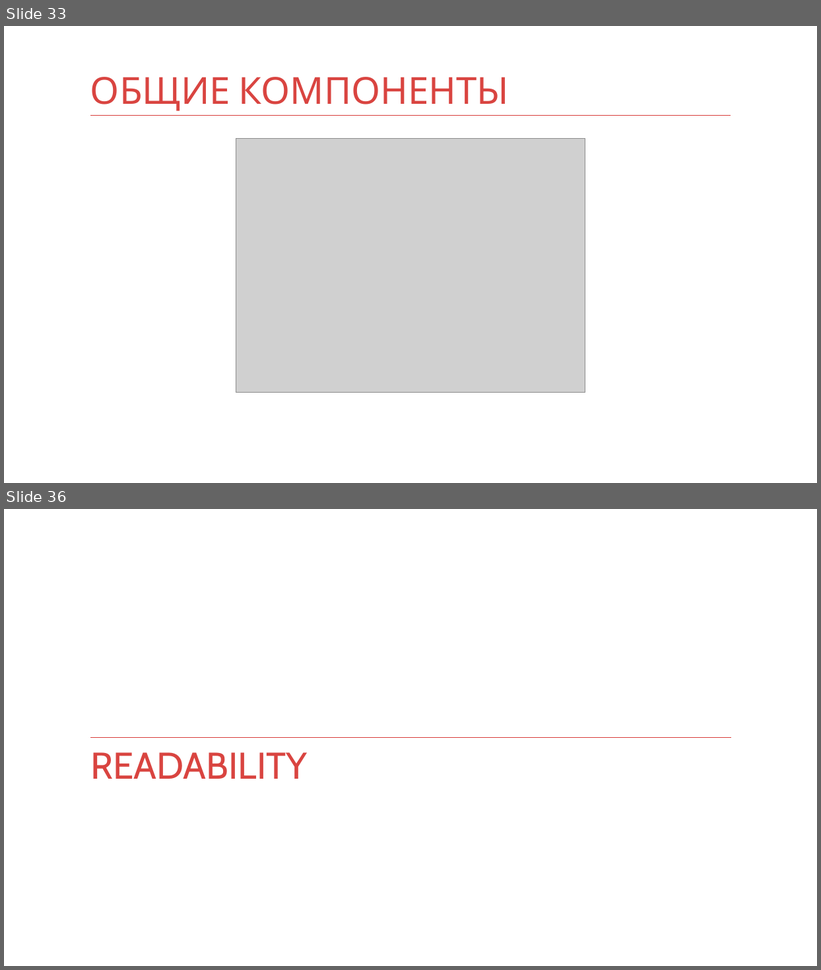
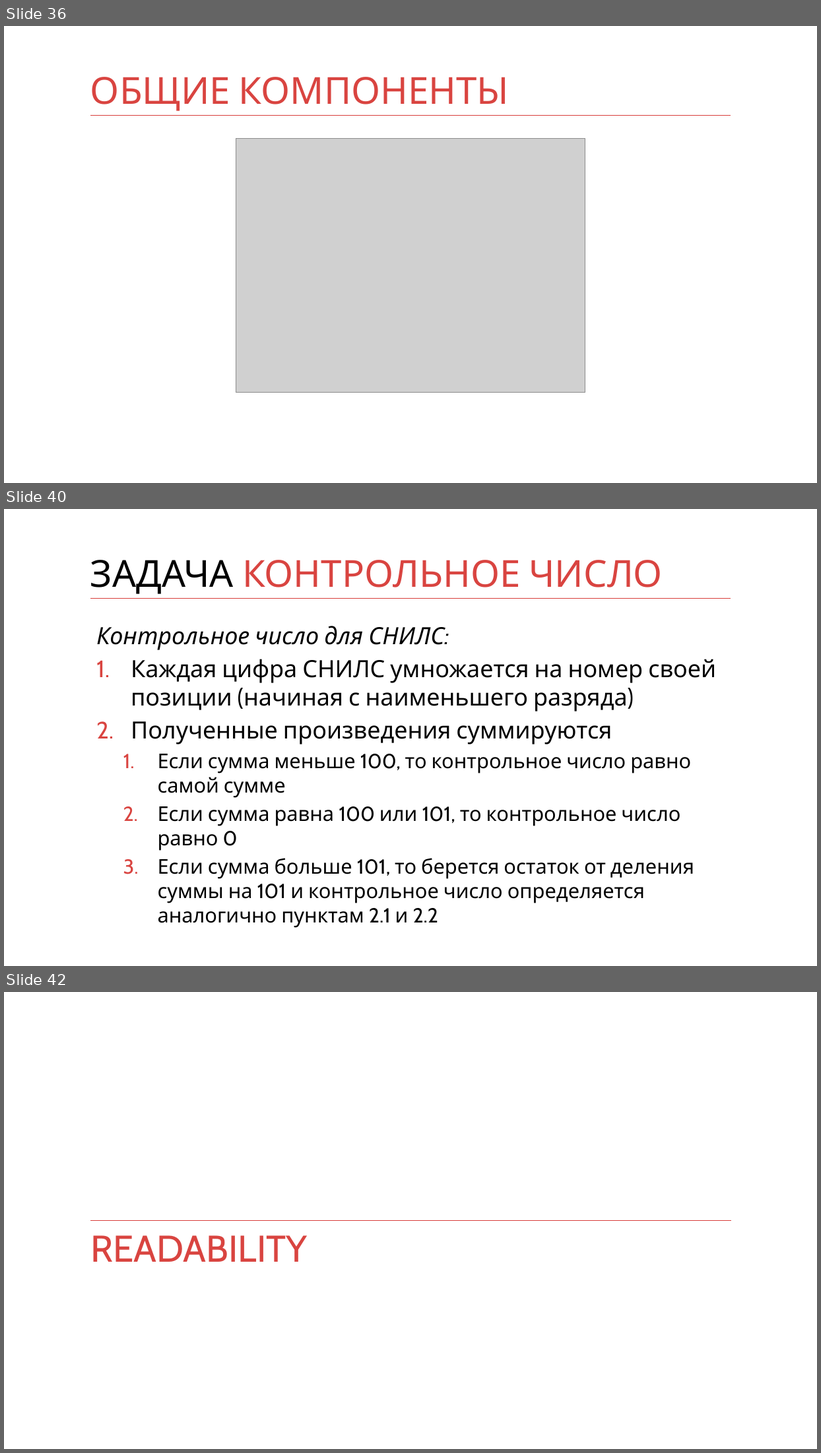
Before and after one commit to kontur-courses/clean-code, a slide deck: clean-code.pptx. Shown one above the other, each under a label of ours: slides 33 and 36 before the commit, slides 36, 40 and 42 after it; the slides between them are not shown. The pictures are 821x970 and 821x1453 pixels, drawn with LibreOffice and Linux fonts; fonts in the diff are those of the drawing; grey boxes stand for pictures. Boxes give left, top, right and bottom in pixels: in the first picture for what was removed or moved away, otherwise in the second. Text is boxed around its words. In the diff, an @@ line names an element or a change of style, - is before the commit and + after.

```diff
--- a/clean-code.pptx
+++ b/clean-code.pptx
@@ slide 40 added at (x1=4, y1=509, x2=817, y2=966), background #FFFFFF; not listed: 1 template element that a slide beside it also shows @@
@@ title added at (x1=90, y1=560, x2=663, y2=594), 44 pt, text #D94440 @@
+ЗАДАЧА КОНТРОЛЬНОЕ ЧИСЛО
@@ text added at (x1=96, y1=626, x2=716, y2=928), 24 pt, text #000000 @@
+Контрольное число для СНИЛС:
+1. Каждая цифра СНИЛС умножается на номер своей позиции (начиная с наименьшего разряда)
+2. Полученные произведения суммируются
+  1. Если сумма меньше 100, то контрольное число равно самой сумме
+  2. Если сумма равна 100 или 101, то контрольное число равно 0
+  3. Если сумма больше 101, то берется остаток от деления суммы на 101 и контрольное число определяется аналогично пунктам 2.1 и 2.2
@@ what was slide 33 is now slide 36 @@
@@ what was slide 36 is now slide 42 @@
```
Also in this commit, not shown: 6 slides changed, 5 other slides added.
